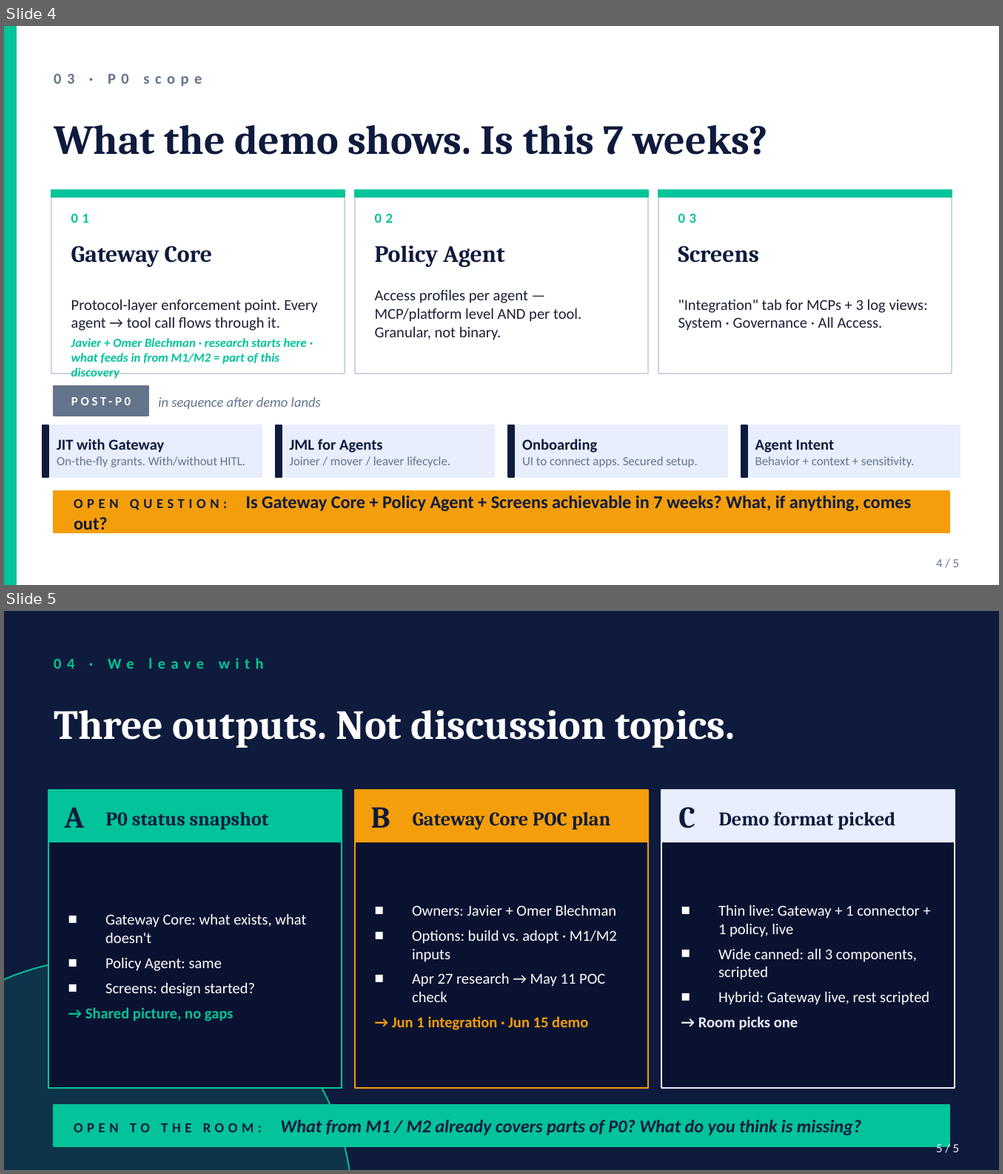
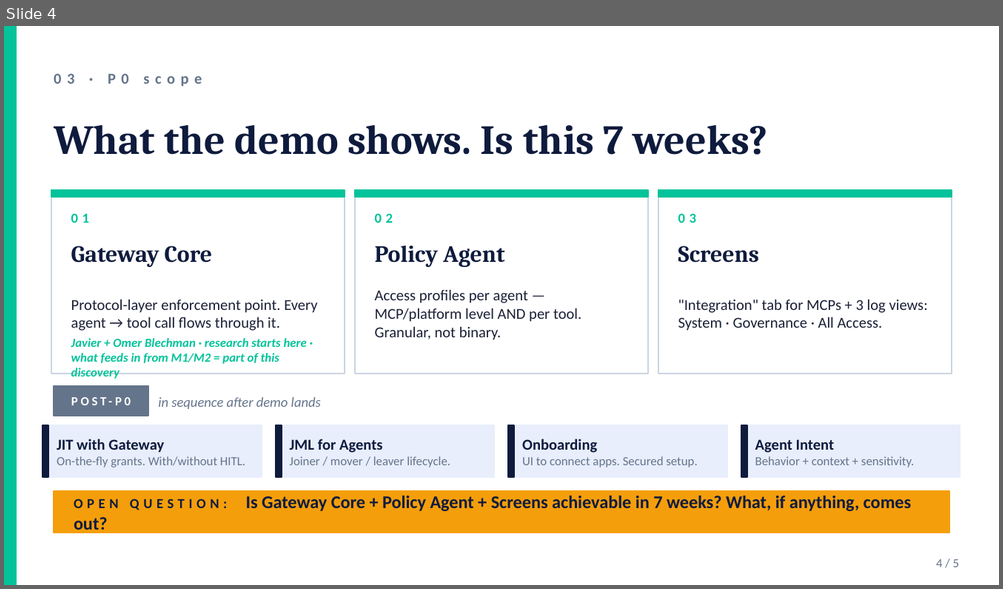
Before and after one commit to Lorch19/ol-linx-agent, a slide deck: artifacts/eng-prekickoff-2026-04-27.pptx. Shown one above the other, each under a label of ours: slides 4 and 5 before the commit, slide 4 after it. The pictures are 1003x1174 and 1003x589 pixels, drawn with LibreOffice and Linux fonts; fonts in the diff are those of the drawing. Boxes give left, top, right and bottom in pixels: in the first picture for what was removed or moved away, otherwise in the second. Text is boxed around its words. In the diff, an @@ line names an element or a change of style, - is before the commit and + after.

```diff
--- a/artifacts/eng-prekickoff-2026-04-27.pptx
+++ b/artifacts/eng-prekickoff-2026-04-27.pptx
@@ slide 5 removed at (x1=4, y1=611, x2=999, y2=1170), background #0F1B3D @@
@@ text removed at (x1=54, y1=658, x2=264, y2=669) @@
-04 · We leave with
@@ text removed at (x1=54, y1=710, x2=735, y2=748) @@
-Three outputs. Not discussion topics.
@@ rectangle removed at (x1=48, y1=790, x2=342, y2=842) @@
@@ text removed at (x1=64, y1=807, x2=84, y2=828) @@
-A
@@ rectangle removed at (x1=354, y1=790, x2=648, y2=842) @@
@@ text removed at (x1=371, y1=807, x2=390, y2=828) @@
-B
@@ rectangle removed at (x1=661, y1=790, x2=955, y2=842) @@
@@ text removed at (x1=678, y1=807, x2=695, y2=829) @@
-C
@@ text removed at (x1=106, y1=812, x2=269, y2=830) @@
-P0 status snapshot
@@ text removed at (x1=412, y1=812, x2=611, y2=830) @@
-Gateway Core POC plan
@@ text removed at (x1=719, y1=812, x2=895, y2=830) @@
-Demo format picked
@@ rectangle removed at (x1=48, y1=842, x2=342, y2=1088) @@
@@ rectangle removed at (x1=354, y1=842, x2=648, y2=1088) @@
@@ rectangle removed at (x1=661, y1=842, x2=955, y2=1088) @@
@@ text removed at (x1=85, y1=914, x2=306, y2=1022) @@
-■ Gateway Core: what exists, what doesn't
-■ Policy Agent: same
-■ Screens: design started?
-→ Shared picture, no gaps
@@ text removed at (x1=392, y1=905, x2=617, y2=1031) @@
-■ Owners: Javier + Omer Blechman
-■ Options: build vs. adopt · M1/M2 inputs
-■ Apr 27 research → May 11 POC check
-→ Jun 1 integration · Jun 15 demo
@@ text removed at (x1=698, y1=905, x2=929, y2=1031) @@
-■ Thin live: Gateway + 1 connector + 1 policy, live
-■ Wide canned: all 3 components, scripted
-■ Hybrid: Gateway live, rest scripted
-→ Room picks one
@@ ellipse removed at (x1=4, y1=959, x2=352, y2=1170) @@
@@ rectangle removed at (x1=54, y1=1105, x2=949, y2=1147) @@
@@ text removed at (x1=74, y1=1120, x2=861, y2=1136) @@
-OPEN TO THE ROOM: What from M1 / M2 already covers parts of P0? What do you think is missing?
@@ text removed at (x1=936, y1=1142, x2=959, y2=1156) @@
-5 / 5
```
Also in this commit, not shown: 1 slide changed, 1 slide added, 1 other file.
